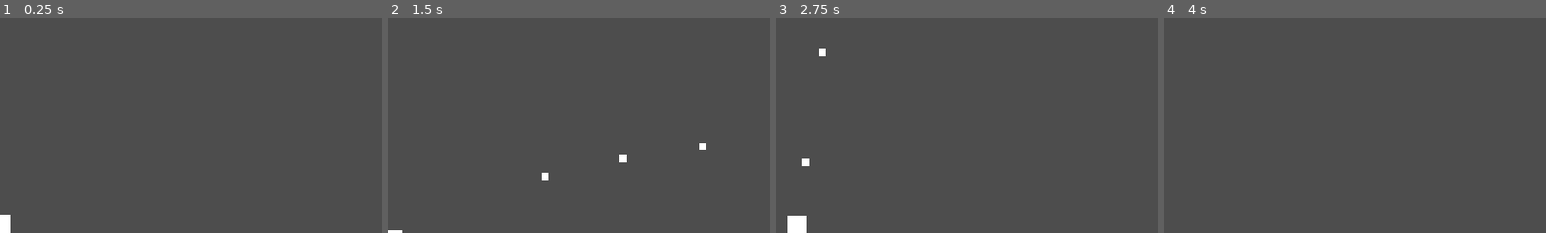
Above: before the commit, frames 1-4 (left to right).
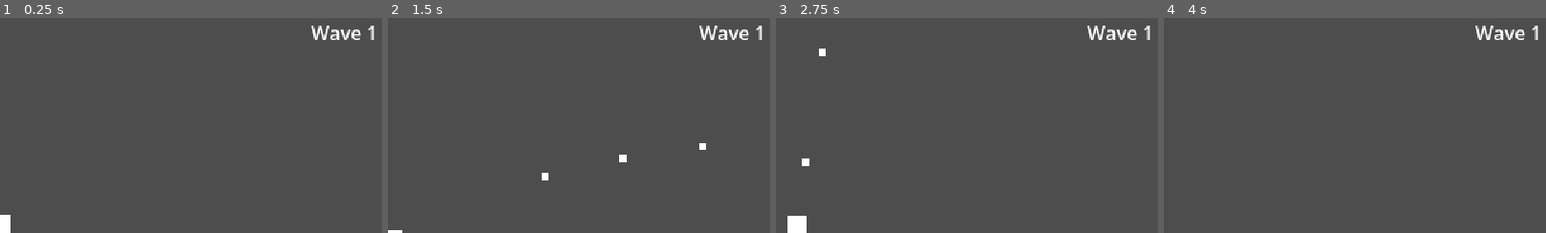
Above: after the commit, the same moments.

Repository: jonjud/survivor-arena
Game: Godot game, scene res://scenes/main.tscn
The game is run twice, just before and just after one commit, with the same random seed, the same clock (stepped at 60 frames per second) and the same inputs.
Inputs (mouse positions are % of the whole screen's width and height, from its top left):
- Up to frame 1 (0.25 s): no input
- Up to frame 2 (1.5 s): tap Enter at 0.5 s; move the mouse to (72, 45) at 0.52 s; press the mouse at (72, 45) at 0.53 s; hold D (move_right) 0.53-1.28 s; move the mouse to (30, 55) at 1.27 s; release the mouse at (30, 55) at 1.28 s; hold S (move_down) from 1.28 s (still down); click (30, 55) at 1.35 s
- Up to frame 3 (2.75 s): move the mouse to (60, 28) at 2.02 s; release S (move_down) at 2.03 s; press the mouse at (60, 28) at 2.03 s; hold D (move_right) from 2.03 s (still down)
- Up to frame 4 (4 s): move the mouse to (45, 70) at 2.77 s; release D (move_right) at 2.78 s; release the mouse at (45, 70) at 2.78 s; hold W (move_up) 2.78-3.53 s; click (45, 70) at 2.85 s; move the mouse to (80, 65) at 3.52 s; press the mouse at (80, 65) at 3.53 s; hold A (move_left) from 3.53 s (still down)
The pictures show only the part of the screen within x 50-100%, y 2-52%; the shares and areas given below are measured in that part.

The runs differ from the first frame. In frame 1, 0.5% of the frame differs, in the area x 81-98%, y 3-11%; in frame 2, 0.5%; in frame 3, 0.5%; in frame 4, 0.5%.

Commit message:
feat: show current wave number in HUD

Diff:
--- a/project.godot
+++ b/project.godot
@@ -27,6 +27,7 @@
 [global_group]
 
 player="group for player"
+wave_spawner=""
 
 [input]
 
--- a/scenes/main.tscn
+++ b/scenes/main.tscn
@@ -41,7 +41,7 @@
 
 [node name="GameOverScreen" parent="." unique_id=327024309 instance=ExtResource("3_sugp2")]
 
-[node name="WaveSpawner" type="Node2D" parent="." unique_id=75037555]
+[node name="WaveSpawner" type="Node2D" parent="." unique_id=75037555 groups=["wave_spawner"]]
 script = ExtResource("7_o6xl0")
 enemy_scene = ExtResource("2_0wfyh")
 waves = Array[ExtResource("8_ya4ey")]([ExtResource("9_eb6dy"), ExtResource("10_trceg"), ExtResource("11_a8y0u")])
--- a/scenes/ui/HUD.tscn
+++ b/scenes/ui/HUD.tscn
@@ -19,3 +19,20 @@
 max_value = 5.0
 value = 5.0
 show_percentage = false
+
+[node name="TopRight" type="MarginContainer" parent="." unique_id=1258332485]
+anchors_preset = 1
+anchor_left = 1.0
+anchor_right = 1.0
+offset_left = -40.0
+offset_bottom = 40.0
+grow_horizontal = 0
+theme_override_constants/margin_left = 4
+theme_override_constants/margin_top = 4
+theme_override_constants/margin_right = 4
+theme_override_constants/margin_bottom = 4
+
+[node name="WaveLabel" type="Label" parent="TopRight" unique_id=463522626]
+layout_mode = 2
+text = "Wave 1"
+horizontal_alignment = 2
--- a/scripts/ui/hud.gd
+++ b/scripts/ui/hud.gd
@@ -3,19 +3,39 @@
 ## แสดง HP bar ของผู้เล่น โดยฟัง signal ไม่ดึงค่าเอง
 
 @onready var _health_bar: ProgressBar = $MarginContainer/HealthBar
+@onready var _wave_label: Label = $TopRight/WaveLabel
+
+func _ready() -> void:
+	_connect_player()
+	_connect_spawner()  # NEW
 
 
-func _ready() -> void:
+func _connect_player() -> void:
 	var player: Node = get_tree().get_first_node_in_group("player")
 	if player == null:
 		push_warning("HUD: ไม่พบผู้เล่นใน group 'player'")
 		return
 	var health: HealthComponent = player.get_node("HealthComponent")
 	health.health_changed.connect(_on_health_changed)
-	# ตั้งค่าเริ่มต้นให้ตรงกับเลือดจริง (signal ยังไม่ถูกยิงตอนเริ่มเกม)
 	_on_health_changed(health.current_health, health.max_health)
+
+
+# NEW ฟังสัญญาณเปลี่ยนคลื่น + ตั้งค่าเริ่มต้นจากค่าปัจจุบัน
+func _connect_spawner() -> void:
+	var spawner: WaveSpawner = get_tree().get_first_node_in_group("wave_spawner") as WaveSpawner
+	if spawner == null:
+		push_warning("HUD: ไม่พบ WaveSpawner ใน group 'wave_spawner'")
+		return
+	spawner.wave_started.connect(_on_wave_started)
+	if spawner.wave_number > 0:
+		_on_wave_started(spawner.wave_number)
 
 
 func _on_health_changed(current: int, maximum: int) -> void:
 	_health_bar.max_value = maximum
 	_health_bar.value = current
+
+
+# NEW
+func _on_wave_started(wave: int) -> void:
+	_wave_label.text = "Wave %d" % wave
